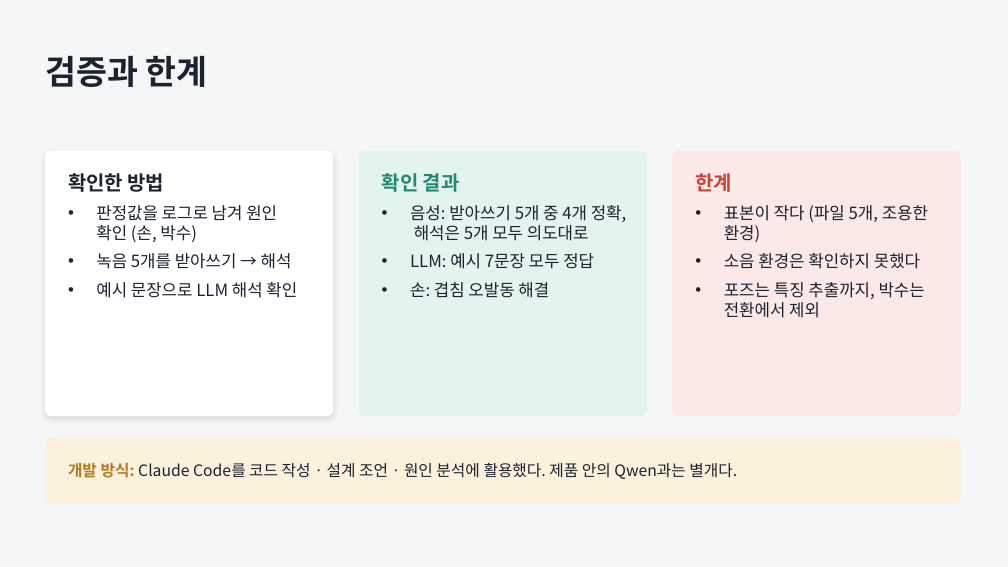
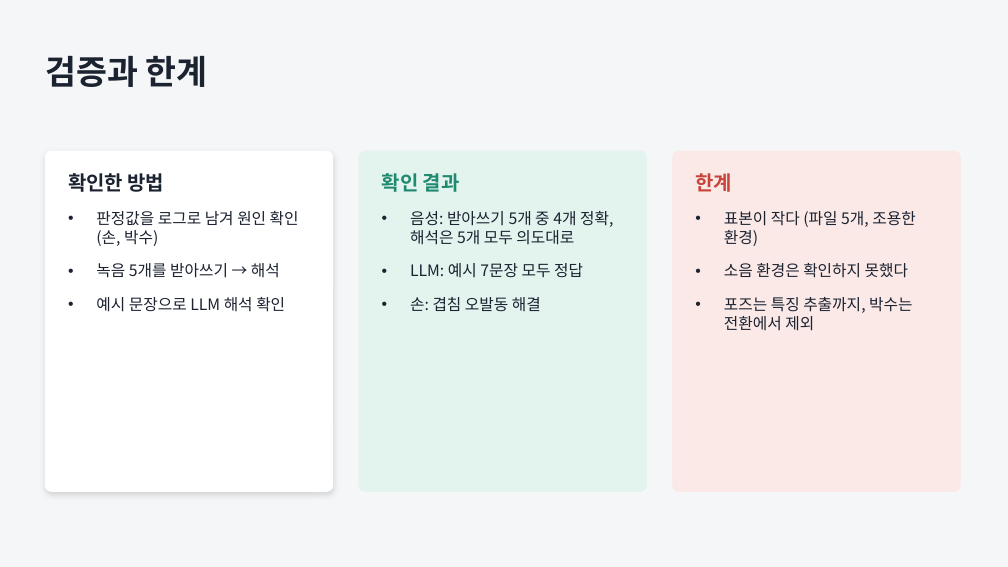
Before and after one commit to JungUH-0/JungPra, a slide deck: slide 12 of pythonpra/myproject/ppt/assistant_process.pptx. Drawn at 1008x567 pixels with LibreOffice and Linux fonts; fonts in the diff are those of the drawing. Boxes give left, top, right and bottom in pixels: in the first picture for what was removed or moved away, otherwise in the second. Text is boxed around its words. In the diff, an @@ line names an element or a change of style, - is before the commit and + after.

```diff
--- a/pythonpra/myproject/ppt/assistant_process.pptx
+++ b/pythonpra/myproject/ppt/assistant_process.pptx
@@ proportions changed in 3 elements at [359,151,647,492], [673,151,960,492], [45,151,333,492] @@
@@ rounded rectangle: place and size @@
-rounded rectangle at [45,151,333,416]
+rounded rectangle at [45,151,333,492]
@@ rounded rectangle: place and size @@
-rounded rectangle at [359,151,647,416]
+rounded rectangle at [359,151,647,492]
@@ rounded rectangle: place and size @@
-rounded rectangle at [673,151,960,416]
+rounded rectangle at [673,151,960,492]
@@ text at [96,211,299,312]: size 16 to 15 pt in "판정값을 로그로 남겨 원인 확인 (손, 박수)", "녹음 5개를 받아쓰기 → 해석", "예시 문장으로 LLM 해석 확인"; more space between paragraphs @@
@@ text at [410,211,613,311]: size 16 to 15 pt; more space between paragraphs @@
@@ text at [724,211,915,331]: size 16 to 15 pt; more space between paragraphs @@
@@ rounded rectangle removed at [45,439,960,503] @@
@@ text removed at [68,463,737,479] @@
-개발 방식: Claude Code를 코드 작성 · 설계 조언 · 원인 분석에 활용했다. 제품 안의 Qwen과는 별개다.
```
Also in this commit, not shown: 1 other slide changed, 2 slides added, 1 slide removed, 5 other files.
